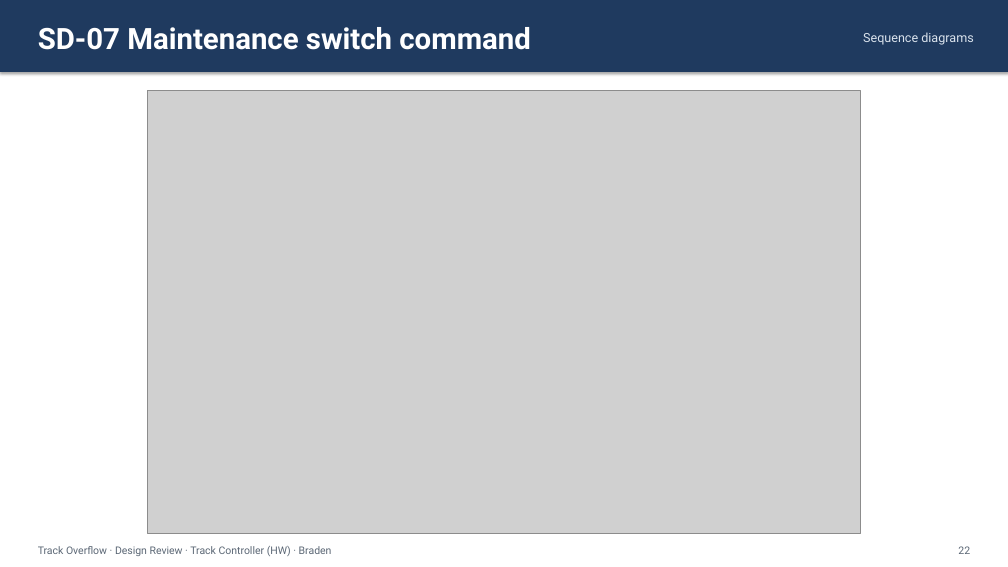
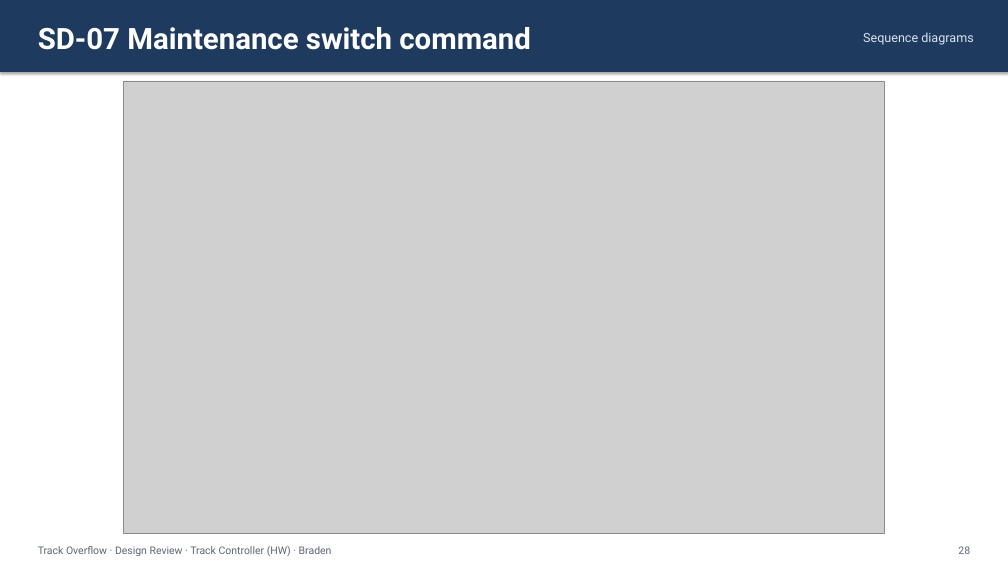
Before and after one commit to Landiss04/Track-Overflow, a slide deck: slide 28 of documents/slides/design_review_track_ctrl_hw.pptx (slide 22 before the commit). Drawn at 1008x567 pixels with LibreOffice and Linux fonts; fonts in the diff are those of the drawing; grey boxes stand for pictures. Boxes give left, top, right and bottom in pixels: in the first picture for what was removed or moved away, otherwise in the second. Text is boxed around its words. In the diff, an @@ line names an element or a change of style, - is before the commit and + after.

```diff
--- a/documents/slides/design_review_track_ctrl_hw.pptx
+++ b/documents/slides/design_review_track_ctrl_hw.pptx
@@ picture: place and size @@
-picture at (147, 91, 861, 533)
+picture at (124, 81, 885, 533)
@@ text at (958, 546, 970, 554): text changed @@
-22
+28
```
Also in this commit, not shown: 20 other slides changed, 6 slides added, 41 other files.
